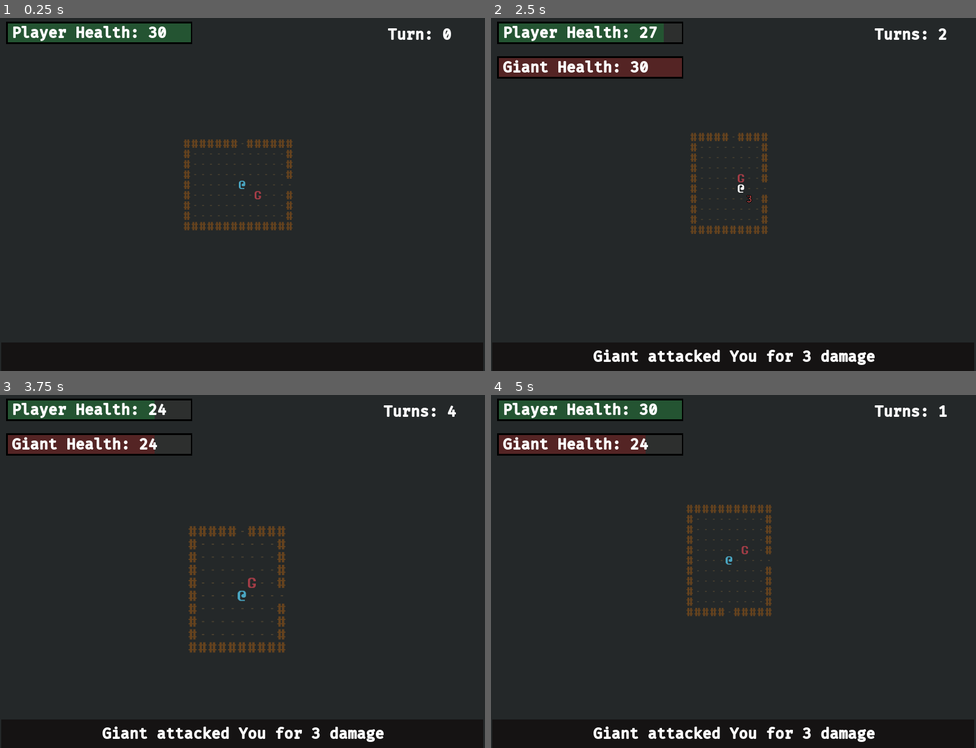
Above: before the commit, frames 1-4 (two rows, left to right).
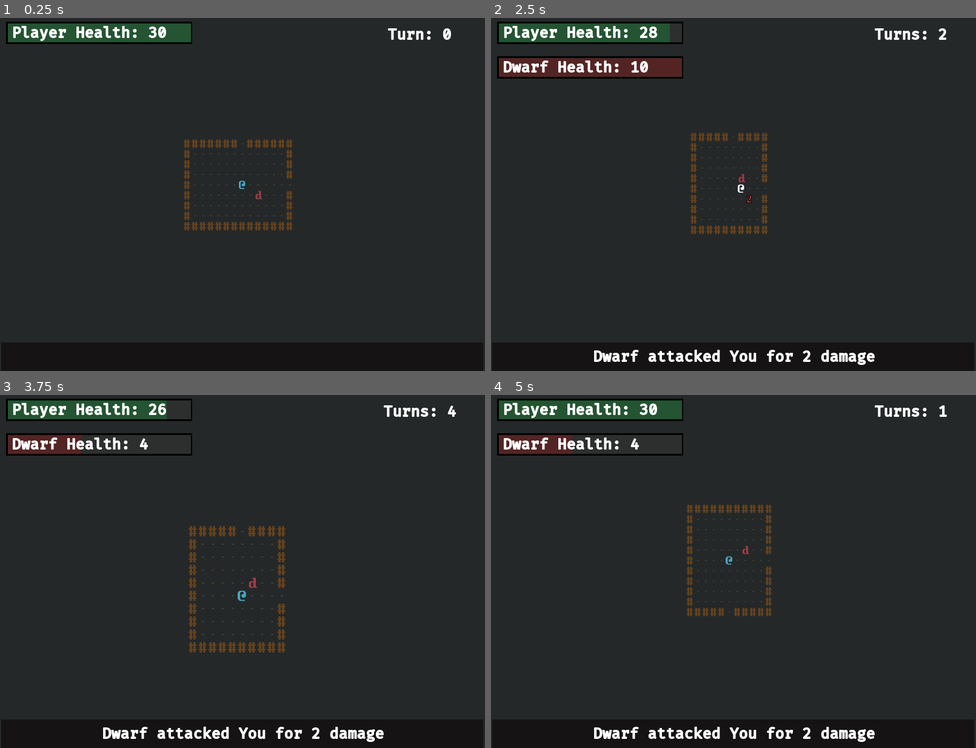
Above: after the commit, the same moments.

Repository: ZenCoderGames/ZRoguelikeGame
Game: Godot game, scene res://scene/main/MainScene.tscn
Two runs of this game, one before a commit and one after it. Both use one fixed random seed, a clock stepped at 60 frames per second and the inputs below.
Inputs:
- Up to frame 1 (0.25 s): no input
- Up to frame 2 (2.5 s): hold Right (move_right) 0.53-1.28 s; tap S (cam_move_down) at 0.6 s; tap Enter at 1.25 s; hold Down (move_down) 1.28-2.03 s; tap A (cam_move_left) at 1.35 s; tap R (reset_dungeon) at 2 s; hold Right (move_right) from 2.03 s (still down); tap D (cam_move_right) at 2.1 s
- Up to frame 3 (3.75 s): release Right (move_right) at 2.78 s; hold Up (move_up) 2.78-3.53 s; tap W (cam_move_up) at 2.85 s; hold Left (move_left) from 3.53 s (still down); tap Q (cam_zoom_in) at 3.6 s
- Up to frame 4 (5 s): keep holding Left (move_left); tap R (reset_dungeon) at 4.25 s; tap E (cam_zoom_out) at 4.35 s

The runs differ from the first frame. In frame 1, less than 0.1% of the frame differs, in the area x 52-54%, y 48-52%; in frame 2, 0.4%; in frame 3, 1.1%, in the area x 2-66%, y 1-98%; in frame 4, 0.9%.

Commit message:
Action system

Diff:
--- a/project.godot
+++ b/project.godot
@@ -14,6 +14,11 @@
 "language": "GDScript",
 "path": "res://scripts/battle/instance/actions/Action.gd"
 }, {
+"base": "Action",
+"class": "ActionAttack",
+"language": "GDScript",
+"path": "res://scripts/battle/instance/actions/ActionAttack.gd"
+}, {
 "base": "ActionData",
 "class": "ActionAttackData",
 "language": "GDScript",
@@ -29,11 +34,31 @@
 "language": "GDScript",
 "path": "res://scripts/battle/data/actions/ActionDataTypes.gd"
 }, {
+"base": "Action",
+"class": "ActionMove",
+"language": "GDScript",
+"path": "res://scripts/battle/instance/actions/ActionMove.gd"
+}, {
 "base": "ActionData",
 "class": "ActionMoveData",
 "language": "GDScript",
 "path": "res://scripts/battle/data/actions/ActionMoveData.gd"
 }, {
+"base": "Reference",
+"class": "ActionTypes",
+"language": "GDScript",
+"path": "res://scripts/battle/instance/actions/ActionTypes.gd"
+}, {
+"base": "Node",
+"class": "BattleInstance",
+"language": "GDScript",
+"path": "res://scripts/battle/instance/BattleInstance.gd"
+}, {
+"base": "Node",
+"class": "BattleUI",
+"language": "GDScript",
+"path": "res://scripts/battle/ui/BattleUI.gd"
+}, {
 "base": "Node",
 "class": "Character",
 "language": "GDScript",
@@ -63,19 +88,36 @@
 "class": "DungeonRoom",
 "language": "GDScript",
 "path": "res://scripts/battle/instance/DungeonRoom.gd"
+}, {
+"base": "Character",
+"class": "EnemyCharacter",
+"language": "GDScript",
+"path": "res://scripts/battle/instance/EnemyCharacter.gd"
+}, {
+"base": "Character",
+"class": "PlayerCharacter",
+"language": "GDScript",
+"path": "res://scripts/battle/instance/PlayerCharacter.gd"
 } ]
 _global_script_class_icons={
 "Action": "",
+"ActionAttack": "",
 "ActionAttackData": "",
 "ActionData": "",
 "ActionDataTypes": "",
+"ActionMove": "",
 "ActionMoveData": "",
+"ActionTypes": "",
+"BattleInstance": "",
+"BattleUI": "",
 "Character": "",
 "CharacterData": "",
 "DungeonCamera": "",
 "DungeonCell": "",
 "DungeonDataManager": "",
-"DungeonRoom": ""
+"DungeonRoom": "",
+"EnemyCharacter": "",
+"PlayerCharacter": ""
 }
 
 [application]
--- a/resource/actions.json
+++ b/resource/actions.json
@@ -1,25 +1,37 @@
 {
 	"actions": [
 		{
-			"id": "MOVE",
+			"id": "MOVE_INPUT",
+			"type": "MOVEMENT",
 			"staminaCost": 1,
-			"type": "MOVEMENT",
+			"priority": 0,
 			"params": {
-				"numCells": 1
+				"moveType": "INPUT"
 			}
 		},
 		{
-			"id": "LEAP",
+			"id": "MOVE_WANDER",
+			"type": "MOVEMENT",
 			"staminaCost": 2,
+			"priority": 0,
+			"params": {
+				"moveType": "WANDER"
+			}
+		},
+		{
+			"id": "MOVE_PATHFIND",
 			"type": "MOVEMENT",
+			"staminaCost": 2,
+			"priority": 0,
 			"params": {
-				"numCells": 2
+				"moveType": "PATHFIND_TO_TARGET"
 			}
 		},
 		{
 			"id": "MELEE_ATTACK",
+			"type": "ATTACK",
 			"staminaCost": 1,
-			"type": "ATTACK",
+			"priority": 1,
 			"params": {
 			}
 		}
--- a/resource/characters.json
+++ b/resource/characters.json
@@ -6,7 +6,8 @@
 			"path": "entity/Player.tscn",
 			"maxHealth": 30,
 			"maxStamina": 3,
-			"damage": 6
+			"damage": 6,
+			"actions": ["MOVE_INPUT", "MELEE_ATTACK"]
 		},
 		{
 			"id": "DWARF_00",
@@ -14,15 +15,18 @@
 			"path": "entity/Dwarf.tscn",
 			"maxHealth": 10,
 			"maxStamina": 1,
-			"damage": 2
+			"damage": 2,
+			"actions": ["MOVE_PATHFIND", "MELEE_ATTACK"]
 		},
 		{
+			"disable": true,
 			"id": "GIANT_00",
 			"displayName": "Giant",
 			"path": "entity/Giant.tscn",
 			"maxHealth": 30,
 			"maxStamina": 2,
-			"damage": 3
+			"damage": 3,
+			"actions": ["MOVE_PATHFIND", "MELEE_ATTACK"]
 		}
 	]
 }
--- a/scripts/battle/data/CharacterData.gd
+++ b/scripts/battle/data/CharacterData.gd
@@ -1,11 +1,13 @@
 class_name CharacterData
 
-var id
-var displayName
-var path
-var maxHealth
-var damage
-var maxStamina
+var id:String
+var displayName:String
+var path:String
+var maxHealth:int
+var damage:int
+var maxStamina:int
+var actionDataList:Array
+var disable:bool
 
 func _init(dataJS):
 	id = dataJS["id"]
@@ -14,3 +16,6 @@
 	maxHealth = dataJS["maxHealth"]
 	damage = dataJS["damage"]
 	maxStamina = dataJS["maxStamina"]
+	actionDataList = dataJS["actions"]
+	if dataJS.has("disable"):
+		disable =  dataJS["disable"]
--- a/scripts/battle/data/DungeonDataManager.gd
+++ b/scripts/battle/data/DungeonDataManager.gd
@@ -5,7 +5,7 @@
 var itemDataMap = {}
 
 var characterDataDict = {}
-var playerData
+var playerData:CharacterData
 var enemyDataList = []
 
 func _init():
@@ -20,6 +20,8 @@
 		var newActionData = ActionDataTypes.create(actionDataJS)
 		actionDataMap[newActionData.id] = newActionData
 
+func get_action(id):
+	return actionDataMap[id]
 
 func init_items():
 	pass
@@ -29,11 +31,12 @@
 	var charDataJSList:Array = data["characters"]
 	for charDataJS in charDataJSList:
 		var newCharData = CharacterData.new(charDataJS)
-		characterDataDict[newCharData.id] = newCharData
 		if newCharData.id == "PLAYER":
 			playerData = newCharData
 		else:
-			enemyDataList.append(newCharData)
+			if !newCharData.disable:
+				enemyDataList.append(newCharData)
+		characterDataDict[newCharData.id] = newCharData
 
 func get_random_enemy_data():
 	return enemyDataList[randi() % enemyDataList.size()]
--- a/scripts/battle/data/actions/ActionData.gd
+++ b/scripts/battle/data/actions/ActionData.gd
@@ -10,13 +10,15 @@
 
 class_name ActionData
 
-var id
-var staminaCost
-var type
-var params
+var id:String
+var staminaCost:int
+var priority:int
+var type:String
+var params:Dictionary
 
 func _init(dataJS):
 	id = dataJS["id"]
 	staminaCost = dataJS["staminaCost"]
+	priority = dataJS["priority"]
 	type = dataJS["type"]
 	params = dataJS["params"]
--- a/scripts/battle/data/actions/ActionDataTypes.gd
+++ b/scripts/battle/data/actions/ActionDataTypes.gd
@@ -7,5 +7,5 @@
 	elif actionType==ActionAttackData.ID:
 		return ActionAttackData.new(dataJS)
 
-	print_debug("[ERROR] Invalid Action Type", actionType)
+	print_debug("[ERROR] Invalid Action Data Type", actionType)
 	return null
--- a/scripts/battle/data/actions/ActionMoveData.gd
+++ b/scripts/battle/data/actions/ActionMoveData.gd
@@ -4,7 +4,12 @@
 
 const ID:String = "MOVEMENT"
 
-var numCells:int
+enum MOVE_TYPE { INPUT, WANDER, PATHFIND_TO_TARGET }
+var moveType:int
 
 func _init(dataJS).(dataJS):
-	numCells = params["numCells"]
+	var moveTypeStr = params["moveType"]
+	if MOVE_TYPE.has(moveTypeStr):
+		moveType = MOVE_TYPE.get(moveTypeStr)
+	else:
+		print("ERROR: Invalid Move Type For ActionMoveData - ", moveTypeStr)
--- a/scripts/battle/instance/BattleInstance.gd
+++ b/scripts/battle/instance/BattleInstance.gd
@@ -1,4 +1,6 @@
 extends Node
+
+class_name BattleInstance
 
 export var showWallColor:Color
 export var showFloorColor:Color
--- a/scripts/battle/instance/Character.gd
+++ b/scripts/battle/instance/Character.gd
@@ -13,6 +13,8 @@
 var stamina: int = 0
 var cell
 var isDead:bool = false
+
+var actions:Array = []
 
 var currentRoom = null
 var prevRoom = null
@@ -36,6 +38,18 @@
 		damageText.self_modulate = Dungeon.battleInstance.playerDamageColor
 	else:
 		damageText.self_modulate = Dungeon.battleInstance.enemyDamageColor
+
+	# Actions
+	for actionData in charData.actionDataList:
+		var action = ActionTypes.create(Dungeon.dataManager.get_action(actionData), self)
+		if action!=null:
+			actions.append(action)
+
+	actions.sort_custom(self, "sort_actions_by_priority")
+
+func sort_actions_by_priority(a, b):
+	return a.actionData.priority >= b.actionData.priority
+
 
 # MOVEMENT
 func move(x, y):
--- a/scripts/battle/instance/Dungeon.gd
+++ b/scripts/battle/instance/Dungeon.gd
@@ -1,5 +1,4 @@
 # Dungeon.gd
-
 extends Node2D
 
 const Player := preload("res://entity/Player.tscn")
@@ -13,16 +12,16 @@
 var rooms:Array = []
 const intersectionBuffer:int = 0
 
-var player:Node = null
+var player:Character = null
 var turnsTaken:int = 0
 
 var loadedScenes:Array = []
 
-var battleInstance
+var battleInstance:BattleInstance
 
 var dataManager:DungeonDataManager
 
-func init(battleInst):
+func init(battleInst:BattleInstance):
 	battleInstance = battleInst
 
 func create() -> void:
@@ -57,10 +56,10 @@
 		randomize()
 		var numR:int = roomMinRows + randi() % (roomMaxRows - roomMinRows + 1)
 		var numC:int = roomMinCols + randi() % (roomMaxCols - roomMinCols + 1)
-		var newRoom = DungeonRoom.new(rooms.size(), numR, numC, 0, 0)
+		var newRoom:DungeonRoom = DungeonRoom.new(rooms.size(), numR, numC, 0, 0)
 		if rooms.size()>0:
 			# Choose a random room to start on
-			var startSpawnRoom = rooms[randi() % rooms.size()]
+			var startSpawnRoom:DungeonRoom = rooms[randi() % rooms.size()]
 			# Choose to start either at different ends of the start room
 			var startPosType = randi() % 4
 			# top left
@@ -212,7 +211,7 @@
 			#room.generate_enemies(1)
 
 func _init_player():
-	var cell = rooms[0].get_safe_starting_cell()
+	var cell:DungeonCell = rooms[0].get_safe_starting_cell()
 	player = load_character(loadedScenes, cell, dataManager.playerData, Constants.ENTITY_TYPE.DYNAMIC, Constants.pc, Constants.TEAM.PLAYER)
 	emit_signal("OnPlayerCreated", player)
 	_on_turn_taken(0, 0)
@@ -256,11 +255,11 @@
 			is_intersecting_with_room_test(room, testRoom)
 
 func is_intersecting_with_room_test(testRoom, room):
-	var p1 = Vector2(testRoom.startX, testRoom.startY)
-	var p2 = Vector2(testRoom.startX + Constants.STEP_X * testRoom.maxCols, testRoom.startY)
-	var p3 = Vector2(testRoom.startX, testRoom.startY + Constants.STEP_Y * testRoom.maxRows)
-	var p4 = Vector2(testRoom.startX + Constants.STEP_X * testRoom.maxCols, testRoom.startY + Constants.STEP_Y * testRoom.maxRows)
-	var p5 = Vector2(testRoom.get_center().x, testRoom.get_center().y)
+	var p1 := Vector2(testRoom.startX, testRoom.startY)
+	var p2 := Vector2(testRoom.startX + Constants.STEP_X * testRoom.maxCols, testRoom.startY)
+	var p3 := Vector2(testRoom.startX, testRoom.startY + Constants.STEP_Y * testRoom.maxRows)
+	var p4 := Vector2(testRoom.startX + Constants.STEP_X * testRoom.maxCols, testRoom.startY + Constants.STEP_Y * testRoom.maxRows)
+	var p5 := Vector2(testRoom.get_center().x, testRoom.get_center().y)
 	return room.is_point_inside(p1.x, p1.y, intersectionBuffer) or\
 		   room.is_point_inside(p2.x, p2.y, intersectionBuffer) or\
 		   room.is_point_inside(p3.x, p3.y, intersectionBuffer) or\
@@ -277,3 +276,16 @@
 
 func create_delay(timeToDelay):
 	yield(battleInstance.get_tree().create_timer(timeToDelay), "timeout")
+
+func get_adjacent_characters(character, relativeTeamType, numTiles:int=1):
+	var currentPlayerRoom:DungeonRoom = player.currentRoom
+	var adjacentChars:Array = []
+
+	if Utils.is_relative_team(character, player, relativeTeamType) and Utils.is_adjacent(character, player, numTiles):
+		adjacentChars.append(player)
+
+	for enemy in currentPlayerRoom.enemies:
+		if Utils.is_relative_team(character, enemy, relativeTeamType) and Utils.is_adjacent(character, enemy, numTiles):
+			adjacentChars.append(enemy)
+
+	return adjacentChars
--- a/scripts/battle/instance/DungeonCell.gd
+++ b/scripts/battle/instance/DungeonCell.gd
@@ -3,10 +3,10 @@
 var cellType:int = Constants.CELL_TYPE.NONE
 var entityType:int = Constants.ENTITY_TYPE.NONE
 
-var floorObject = null
-var entityObject = null
+var floorObject:Node2D = null
+var entityObject:Node2D = null
 
-var connectedCell = null
+var connectedCell:DungeonCell = null
 
 var room
 var row:int
@@ -20,7 +20,7 @@
 	pos = room.get_world_position(r, c)
 
 # CELL TYPE
-func init_cell(obj, cellTypeEnum:int):
+func init_cell(obj:Node, cellTypeEnum:int):
 	floorObject = obj
 	floorObject.get_child(0).text = ""
 	set_cell_type(cellTypeEnum)
@@ -31,7 +31,7 @@
 func is_cell_type(type:int):
 	return cellType == type
 
-func show_debug_path_cell(cost):
+func show_debug_path_cell(cost:int):
 	floorObject.get_child(0).visible = true
 	floorObject.get_child(0).text = str(cost)
 
@@ -39,7 +39,7 @@
 	return is_cell_type(Constants.CELL_TYPE.CONNECTOR)
 
 # ENTITY TYPE
-func init_entity(obj, type:int):
+func init_entity(obj:Node, type:int):
 	entityObject = obj
 	set_entity_type(type)
 	floorObject.hide()
@@ -60,7 +60,7 @@
 
 func clear_entity_on_death():
 	clear_entity()
-	var deathNode = floorObject.get_node("Death")
+	var deathNode:Node = floorObject.get_node("Death")
 	deathNode.rotate(rand_range(0, 180))
 	deathNode.visible = true
 
--- a/scripts/battle/instance/DungeonRoom.gd
+++ b/scripts/battle/instance/DungeonRoom.gd
@@ -56,10 +56,10 @@
 func populate():
 	# Init Floor
 	for i in range(0, cells.size()):
-		var r = i/maxCols
-		var c = i%maxCols
-		var cell = get_cell(r, c)
-		var floorObj = Utils.create_scene(loadedScenes, str(r) + "_" + str(c), Floor, Constants.room_floor, cell)
+		var r:int = i/maxCols
+		var c:int = i%maxCols
+		var cell:DungeonCell = get_cell(r, c)
+		var floorObj:Node = Utils.create_scene(loadedScenes, str(r) + "_" + str(c), Floor, Constants.room_floor, cell)
 		cells[i].init_cell(floorObj, Constants.CELL_TYPE.FLOOR)
 
 	_init_walls()
@@ -79,8 +79,8 @@
 				wallCellsBot.append(cell)
 
 func _create_wall(r, c):
-	var cell = get_cell(r, c)
-	var wall = Utils.create_scene(loadedScenes, "wall", Wall, Constants.room_floor, cell)
+	var cell:DungeonCell = get_cell(r, c)
+	var wall:Node = Utils.create_scene(loadedScenes, "wall", Wall, Constants.room_floor, cell)
 	cell.init_entity(wall, Constants.ENTITY_TYPE.STATIC)
 
 func generate_enemies(totalEnemiesToSpawn):
@@ -95,10 +95,10 @@
 			freeCells.append(cell)
 
 	# choose random free cell
-	var randomCell = freeCells[randi() % freeCells.size()]
+	var randomCell:DungeonCell = freeCells[randi() % freeCells.size()]
 
 	# spawn random enemy
-	var randomEnemyData = Dungeon.dataManager.get_random_enemy_data()
+	var randomEnemyData:CharacterData = Dungeon.dataManager.get_random_enemy_data()
 	var enemy:Node = Dungeon.load_character(loadedScenes, randomCell, randomEnemyData, Constants.ENTITY_TYPE.DYNAMIC, Constants.enemies, Constants.TEAM.ENEMY)
 	enemies.append(enemy)
 
@@ -182,7 +182,7 @@
 func move_entity(entity, currentCell, newR:int, newC:int) -> bool:
 	# within bounds of room
 	if newC>=0 and newR>=0 and newC<maxCols and newR<maxRows:
-		var cell = get_cell(newR, newC)
+		var cell:DungeonCell = get_cell(newR, newC)
 		# empty cell
 		if(!cell.has_entity()):
 			currentCell.clear_entity()
@@ -213,7 +213,7 @@
 var visitedCells = {}
 func update_path_map():
 	# reset variables
-	var playerCell = Dungeon.player.cell
+	var playerCell:DungeonCell = Dungeon.player.cell
 	visitedCells = {}
 	var cellsToVisit = []
 	costFromStart = {}
@@ -224,13 +224,13 @@
 	visitedCells[playerCell] = true
 	# do path calculations
 	while cellsToVisit.size()>0:
-		var currentCell = cellsToVisit[0]
+		var currentCell:DungeonCell = cellsToVisit[0]
 		var neighbors:Array = _find_valid_neighboring_cells(currentCell)
 		for cell in neighbors:
 			if visitedCells.has(cell):
 				continue
 
-			var pathCost = costFromStart[currentCell]+1
+			var pathCost:int = costFromStart[currentCell]+1
 			cellsToVisit.append(cell)
 			visitedCells[cell] = true
 			if !costFromStart.has(cell) or pathCost<costFromStart[cell]:
@@ -264,11 +264,11 @@
 
 	return validNeighborCells
 
-func find_next_best_path_cell(currentCell)->DungeonCell:
+func find_next_best_path_cell(currentCell):
 	var neighbors:Array = _find_valid_neighboring_cells(currentCell, true)
 	if neighbors.size()>0:
 		var lowestCost:int = costFromStart[neighbors[0]]
-		var lowestNeighbor:DungeonCell = neighbors[0]
+		var lowestNeighbor = neighbors[0]
 		for cell in neighbors:
 			if costFromStart[cell] < lowestCost:
 				lowestCost = costFromStart[cell]
@@ -294,14 +294,14 @@
 	return get_cell(maxRows/2, maxCols/2)
 
 func get_world_position(r: int, c: int) -> Vector2:
-	var col_vector: int = startX + Constants.STEP_X * c
-	var row_vector: int = startY + Constants.STEP_Y * r
+	var col_vector:int = startX + Constants.STEP_X * c
+	var row_vector:int = startY + Constants.STEP_Y * r
 
 	return Vector2(col_vector, row_vector)
 
 func is_point_inside(pX:int, pY:int, buffer:int):
-	var pXInside = pX >= startX - buffer and pX <= (startX + Constants.STEP_X * maxCols) - buffer
-	var pYInside = pY >= startY - buffer and pY <= (startY + Constants.STEP_Y * maxRows) - buffer
+	var pXInside:bool = pX >= startX - buffer and pX <= (startX + Constants.STEP_X * maxCols) - buffer
+	var pYInside:bool = pY >= startY - buffer and pY <= (startY + Constants.STEP_Y * maxRows) - buffer
 	return pXInside and pYInside
 
 func get_center():
--- a/scripts/battle/instance/EnemyCharacter.gd
+++ b/scripts/battle/instance/EnemyCharacter.gd
@@ -1,32 +1,11 @@
 extends Character
+
+class_name EnemyCharacter
 
 func update():
 	.update()
 
-	# if next to player, attack player
-	if adjacent_character(Dungeon.player):
-		if Dungeon.battleInstance.pauseAIAttack:
-			return
-
-		attack(Dungeon.player)
-	else:
-		if Dungeon.battleInstance.pauseAIMovement:
-			return
-
-		_path_find()
-		#_wander()
-
-# move randomly (first pass)
-func _wander():
-	var randomX = 0
-	var randomY = 0
-	if randi()%10<5:
-		randomX = 1 if randi() % 100 < 50 else -1
-	else:
-		randomY = 1 if randi() % 100 < 50 else -1
-	move(randomX, randomY)
-
-func _path_find():
-	var nextCell = cell.room.find_next_best_path_cell(cell)
-	if nextCell!=null and nextCell!=cell:
-		move(nextCell.col-cell.col, nextCell.row-cell.row)
+	for action in actions:
+		if action.can_execute():
+			action.execute()
+			break
--- a/scripts/battle/instance/PlayerCharacter.gd
+++ b/scripts/battle/instance/PlayerCharacter.gd
@@ -1,4 +1,6 @@
 extends Character
+
+class_name PlayerCharacter
 
 func update():
 	.update()
--- a/scripts/battle/instance/PlayerInput.gd
+++ b/scripts/battle/instance/PlayerInput.gd
@@ -2,7 +2,7 @@
 
 extends Node
 
-var player
+var player:PlayerCharacter
 var disableInput:bool = true
 
 func _ready():
--- a/scripts/battle/instance/actions/Action.gd
+++ b/scripts/battle/instance/actions/Action.gd
@@ -1,6 +1,14 @@
 class_name Action
 
 var actionData:ActionData
+var character
 
-func _init(data:ActionData):
+func _init(data:ActionData, parentChar):
 	actionData = data
+	character = parentChar
+
+func can_execute()->bool:
+	return true
+
+func execute():
+	pass
--- /dev/null
+++ b/scripts/battle/instance/actions/ActionAttack.gd
@@ -0,0 +1,17 @@
+extends Action
+
+class_name ActionAttack
+
+func _init(actionData, parentChar).(actionData, parentChar):
+	pass
+
+func can_execute()->bool:
+    if Dungeon.battleInstance.pauseAIAttack and character.team == Constants.TEAM.ENEMY:
+        return false
+
+    var adjacentChars:Array = Dungeon.get_adjacent_characters(character, Constants.RELATIVE_TEAM.ENEMY)
+    return adjacentChars.size()>0
+
+func execute():
+    var adjacentChars:Array = Dungeon.get_adjacent_characters(character, Constants.RELATIVE_TEAM.ENEMY)
+    character.attack(adjacentChars[0])
--- /dev/null
+++ b/scripts/battle/instance/actions/ActionMove.gd
@@ -0,0 +1,29 @@
+extends Action
+
+class_name ActionMove
+
+func _init(actionData, parentChar).(actionData, parentChar):
+	pass
+
+func can_execute()->bool:
+	if Dungeon.battleInstance.pauseAIMovement and character.team == Constants.TEAM.ENEMY:
+		return false
+
+	return true
+
+func execute():
+	var actionMoveData:ActionMoveData = actionData as ActionMoveData
+	# Pathfind
+	if actionMoveData.moveType == ActionMoveData.MOVE_TYPE.PATHFIND_TO_TARGET:
+		var nextCell = character.currentRoom.find_next_best_path_cell(character.cell)
+		if nextCell!=null and nextCell!=character.cell:
+			character.move(nextCell.col-character.cell.col, nextCell.row-character.cell.row)
+	# Wander
+	elif actionMoveData.moveType == ActionMoveData.MOVE_TYPE.WANDER:
+		var randomX:int = 0
+		var randomY:int = 0
+		if randi()%10<5:
+			randomX = 1 if randi() % 100 < 50 else -1
+		else:
+			randomY = 1 if randi() % 100 < 50 else -1
+		character.move(randomX, randomY)
--- /dev/null
+++ b/scripts/battle/instance/actions/ActionTypes.gd
@@ -0,0 +1,10 @@
+class_name ActionTypes
+
+static func create(actionData:ActionData, parentChar):
+	if actionData.type==ActionMoveData.ID:
+		return ActionMove.new(actionData, parentChar)
+	elif actionData.type==ActionAttackData.ID:
+		return ActionAttack.new(actionData, parentChar)
+
+	print_debug("[ERROR] Invalid Action Type", actionData.type)
+	return null
--- a/scripts/battle/ui/BattleUI.gd
+++ b/scripts/battle/ui/BattleUI.gd
@@ -1,4 +1,6 @@
 extends Node
+
+class_name BattleUI
 
 onready var turnLabel:Label = get_node("TurnLabel")
 # details
--- a/scripts/library/Constants.gd
+++ b/scripts/library/Constants.gd
@@ -10,7 +10,8 @@
 enum CELL_TYPE { NONE, FLOOR, CONNECTOR }
 enum ENTITY_TYPE { NONE, STATIC, DYNAMIC }
 
-enum TEAM { NONE, PLAYER, ENEMY }
+enum TEAM { NONE, PLAYER, ENEMY, NPC }
+enum RELATIVE_TEAM { ANY, ALLY, ENEMY }
 
 # GROUPS
 const pc: String = "pc"
--- a/scripts/library/Utils.gd
+++ b/scripts/library/Utils.gd
@@ -1,7 +1,7 @@
 extends Node
 
 # DUNGEON
-func create_scene(container:Array, name : String, prefab: PackedScene, group: String, cell:Object,
+func create_scene(container:Array, name : String, prefab: PackedScene, group: String, cell:DungeonCell,
 	x_offset: int = 0, y_offset: int = 0):
 	var new_scene := prefab.instance()
 	new_scene.position = Vector2(cell.pos.x + x_offset, cell.pos.y + y_offset)
@@ -42,7 +42,7 @@
 		transType, easeType)
 	return_tween.start()
 
-func load_data_from_file(relativePath) -> JSON:
+func load_data_from_file(relativePath:String) -> JSON:
 	var data_file = File.new()
 	if data_file.open(str("res://",relativePath), File.READ) != OK:
 		return null
@@ -58,3 +58,24 @@
 	get_tree().paused = true
 	yield(get_tree().create_timer(0.5), "timeout")
 	get_tree().paused = false
+
+func is_relative_team(char1, char2, relativeTeamType:int):
+	if char1 == char2:
+		return false
+
+	if relativeTeamType == Constants.RELATIVE_TEAM.ANY:
+		return true
+
+	if relativeTeamType == Constants.RELATIVE_TEAM.ALLY:
+		return char1.team == char2.team and char2.team != Constants.TEAM.NPC
+
+	if relativeTeamType == Constants.RELATIVE_TEAM.ENEMY:
+		return char1.team != char2.team and char2.team != Constants.TEAM.NPC
+
+	return false
+
+func is_adjacent(char1, char2, numTiles)->bool:
+	var colDiff = abs(char1.cell.col - char2.cell.col)
+	var rowDiff = abs(char1.cell.row - char2.cell.row)
+
+	return (colDiff==1 and rowDiff==0) or (colDiff==0 and rowDiff==1)
Not shown, changed: todoProgress.txt
